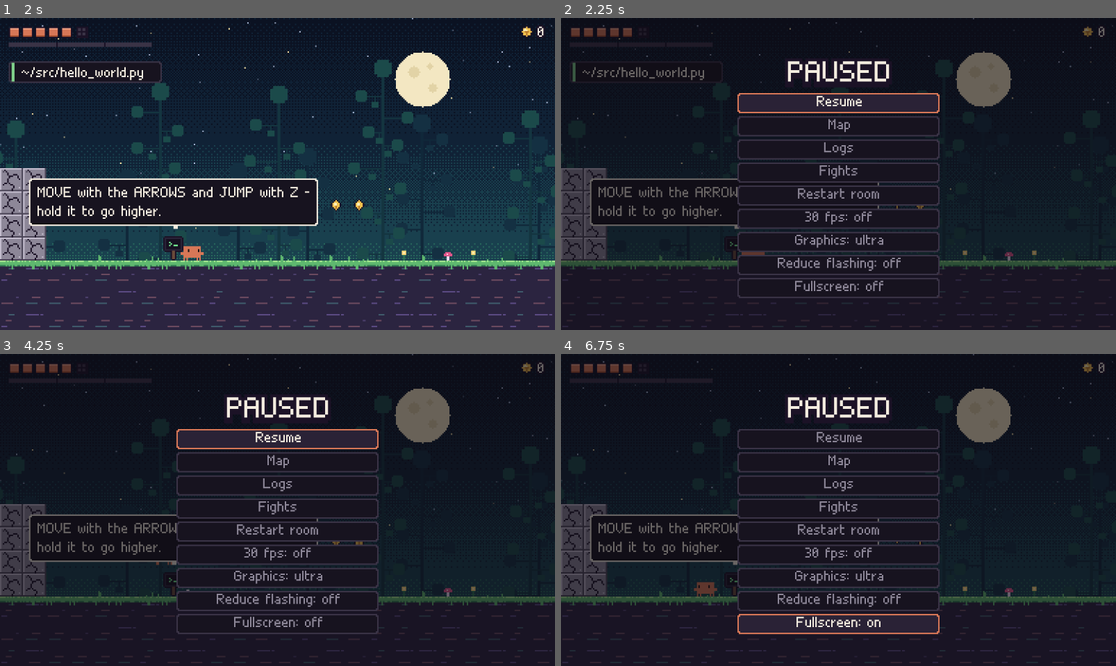
Above: before the commit, frames 1-4 (two rows, left to right).
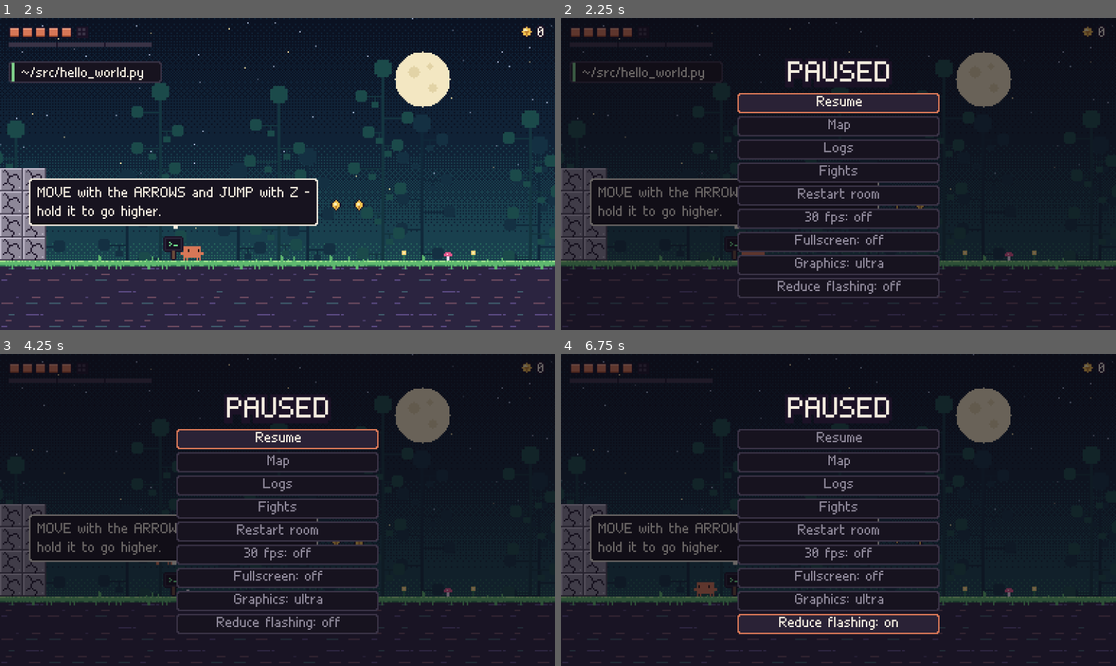
Above: after the commit, the same moments.

Repository: zack-riftwalker/projects
Game: Godot game, scene res://src/main.tscn
Two runs of this game, one before a commit and one after it. Both use one fixed random seed, a clock stepped at 60 frames per second and the inputs below.
Inputs (mouse positions are in pixels of both pictures, inside the frame that each line leads up to):
- Up to frame 1 (2 s): tap Enter (start) at 0.5 s; move the mouse to (399, 158) at 0.52 s; hold Right (right) 0.53-1.25 s; tap X (attack) at 0.6 s; click (399, 158) at 0.67 s; tap Z (jump) at 0.77, 1.07 s; tap C (dash) at 0.8 s; drag from (166, 189) to (249, 236) at 1.27 s
- Up to frame 2 (2.25 s): tap Enter (start) at 2 s; move the mouse to (894, 105) at 2.02 s; hold Right (right) from 2.03 s (still down); tap V (special) at 2.1 s
- Up to frame 3 (4.25 s): tap Enter (start) at 2.3 s; release Right (right) at 2.75 s; drag from (249, 572) to (111, 463) at 2.77 s; move the mouse to (444, 556) at 3.52 s; hold Left (left) from 3.53 s (still down); tap Z (jump) at 3.6, 3.77, 4.07 s; tap X (attack) at 3.8 s; tap Escape (pause) at 4.15 s
- Up to frame 4 (6.75 s): release Left (left) at 4.25 s; drag from (672, 463) to (755, 432) at 4.27 s; tap Enter (start) at 5, 5.75, 6.5, 6.6 s; move the mouse to (866, 510) at 5.02 s; hold Down (down) 5.03-5.75 s; tap C (dash) at 5.1 s; click (866, 510) at 5.17 s; tap V (special) at 5.3 s; drag from (755, 432) to (727, 525) at 5.77 s; move the mouse to (960, 494) at 6.52 s; hold Up (up) from 6.53 s (still down)

Frame 1 is identical in both runs. In frame 2, 0.9% of the frame differs, in the area x 39-62%, y 69-89%; in frame 3, 0.9%; in frame 4, 0.9%.

Commit message:
MVGN-18: report (Persian) and playtest steps; pause rows reordered; mv-phone tap; plan status
Co-Authored-By: Claude Sonnet 5.5 <noreply@anthropic.com>
Claude-Session: https://claude.ai/code/session_01TMh3pK2TG8Exx55R6E53Rd

Diff:
--- a/godot/src/ui/pause.gd
+++ b/godot/src/ui/pause.gd
@@ -23,7 +23,7 @@
 var refight_msg := ""
 
 func options() -> Array:
-	var o := ["Resume", "Map", "Logs", "Fights", "Restart room", "30 fps: " + ("on" if Game.fps30 else "off"), "Graphics: " + Game.GFX_NAMES[Game.gfx_tier], "Reduce flashing: " + ("on" if Game.reduce_flash else "off"), "Fullscreen: " + ("on" if Game.is_fullscreen() else "off")]
+	var o := ["Resume", "Map", "Logs", "Fights", "Restart room", "30 fps: " + ("on" if Game.fps30 else "off"), "Fullscreen: " + ("on" if Game.is_fullscreen() else "off"), "Graphics: " + Game.GFX_NAMES[Game.gfx_tier], "Reduce flashing: " + ("on" if Game.reduce_flash else "off")]
 	if Game.debug:
 		o.append("Refight bosses" if refight_msg == "" else refight_msg)
 		o.append(log_msg if log_msg != "" else "Copy log (5 min)")
@@ -126,13 +126,13 @@
 		5:
 			Game.fps30 = not Game.fps30
 			Engine.max_fps = 30 if Game.fps30 else 0
-		6:                                       # Low -> High -> Ultra -> Low (kept: the settings file)
+		6: fullscreen_requested.emit()
+		7:                                       # Low -> High -> Ultra -> Low (kept: the settings file)
 			Game.gfx_tier = (Game.gfx_tier + 1) % 3
 			Game.save_settings()
-		7:
+		8:
 			Game.reduce_flash = not Game.reduce_flash
 			Game.save_settings()
-		8: fullscreen_requested.emit()
 		9: refight_bosses()
 		10: log_msg = "Log copied: %d lines" % Game.export_log()
 	queue_redraw()
Not shown, changed: docs/PLAN-metroidvania-gfx-network.md
Not shown, added: docs/reports/metroidvania-gfx-network.md
Not shown, changed: tools/scenarios-mv.js
